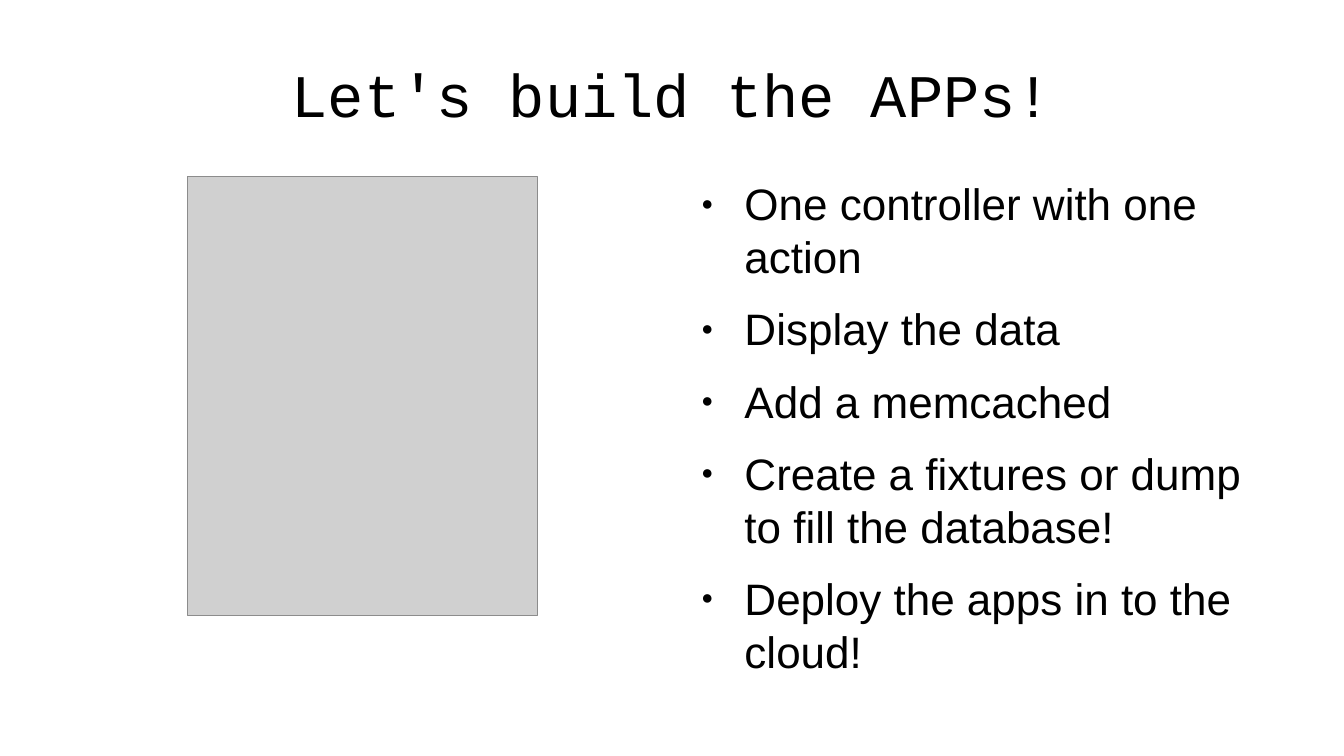
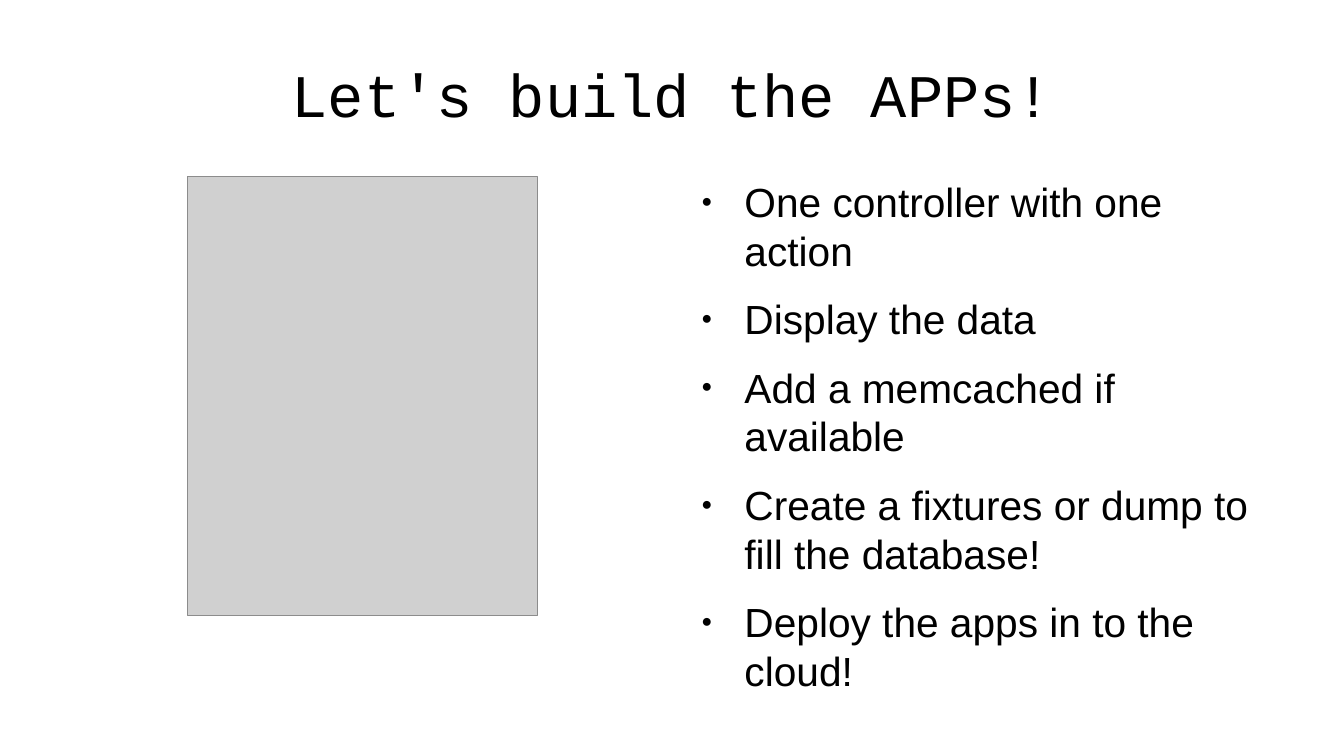
Before and after one commit to emgiezet/meetphp-8, a slide deck: slide 17 of presentation/presentation.odp. Drawn at 1344x756 pixels with LibreOffice and Linux fonts; fonts in the diff are those of the drawing; grey boxes stand for pictures; background and template pictures are left out. Boxes give left, top, right and bottom in pixels: in the first picture for what was removed or moved away, otherwise in the second. Text is boxed around its words. In the diff, an @@ line names an element or a change of style, - is before the commit and + after.

```diff
--- a/presentation/presentation.odp
+++ b/presentation/presentation.odp
@@ text at (744,187,1248,687): size 26 to 24.1 pt in "One controller with one action", "Display the data", "Create a fixtures or dump to fill ...", "Deploy the apps in to the cloud!" @@
@@ text at (744,373,1114,452): text changed; size 26 to 24.1 pt @@
-● Add a memcached
+● Add a memcached if available
```
Also in this commit, not shown: 7 other slides changed, 8 slides added, 3 slides removed, 7 other files.
